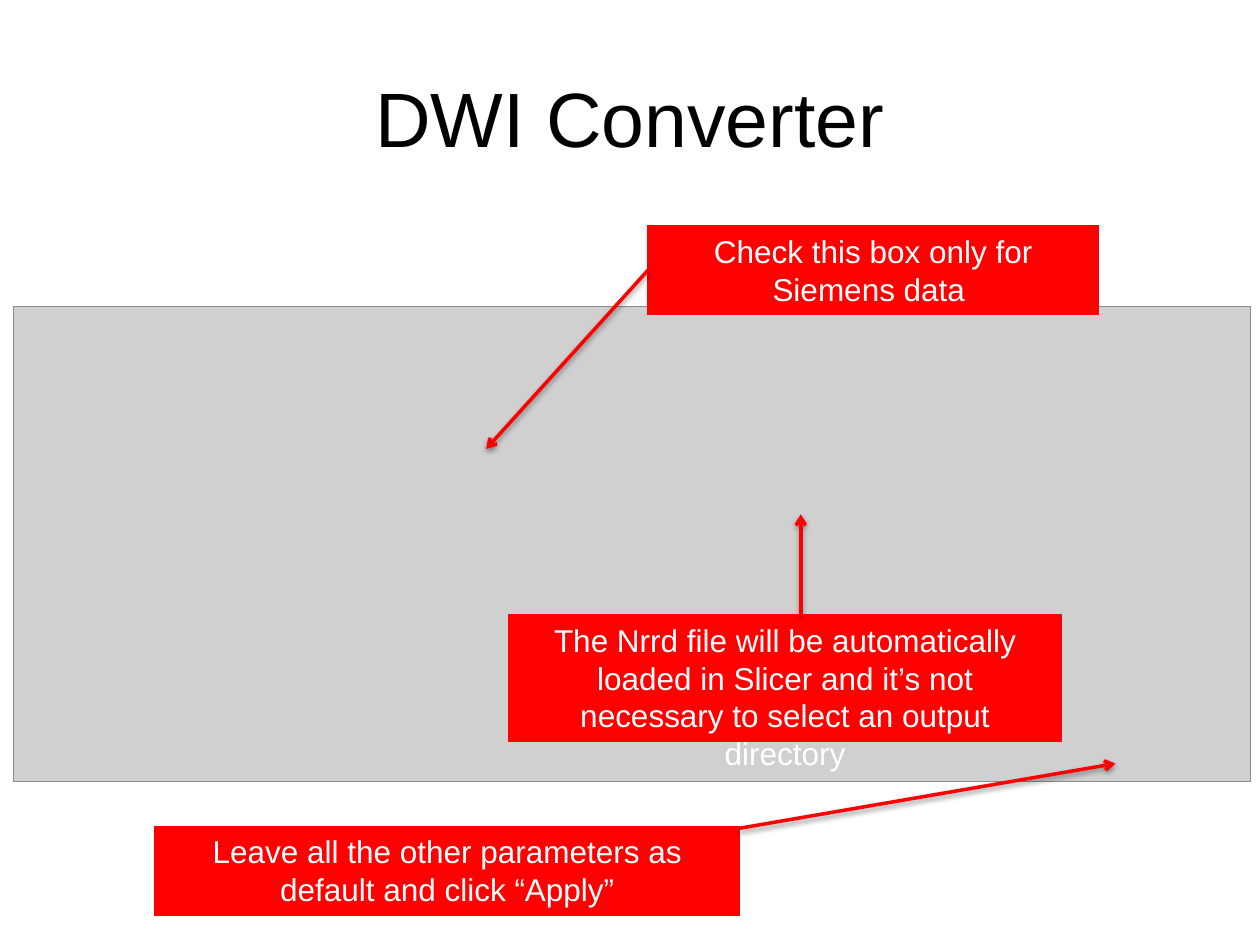
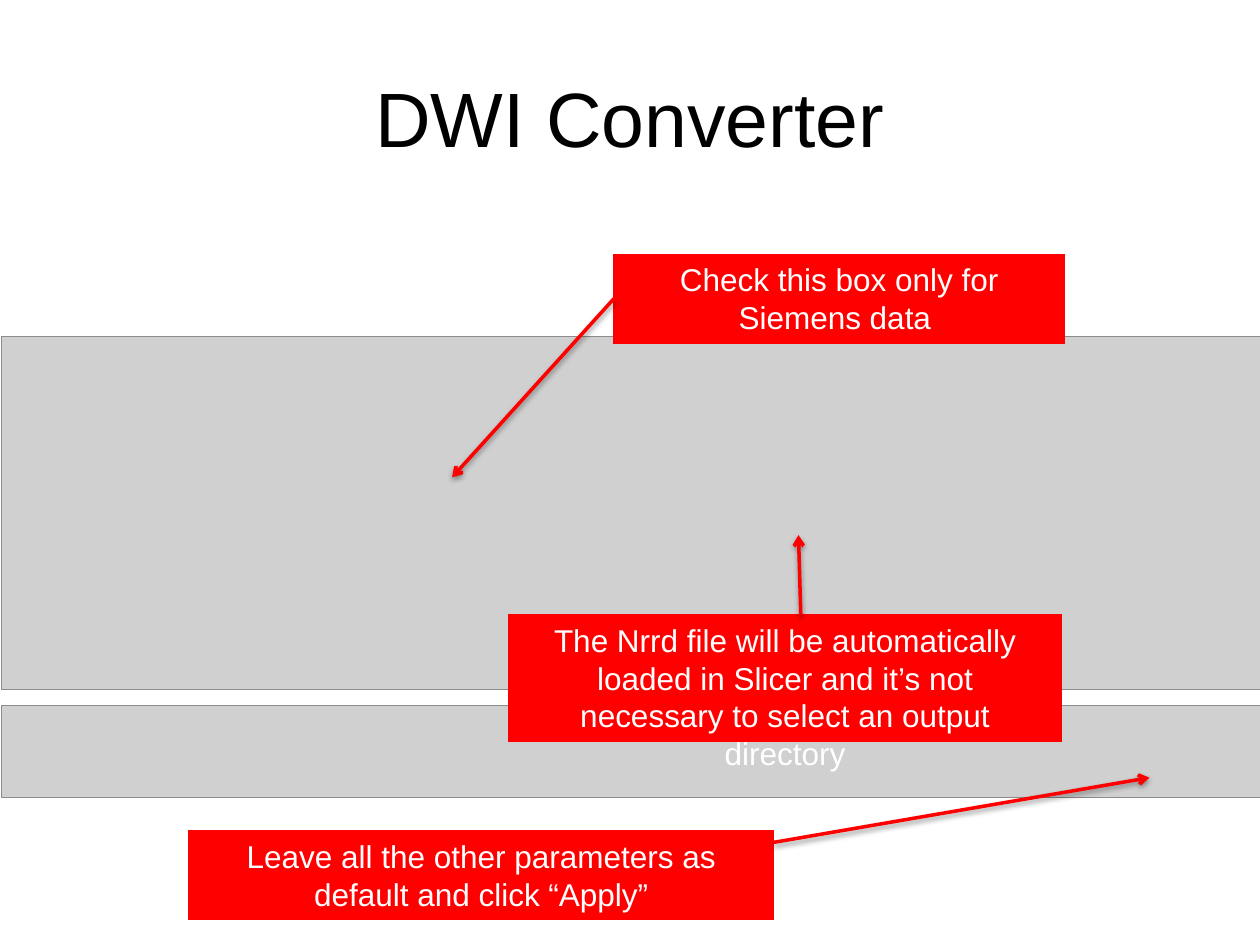
Before and after one commit to kellygwang/SlicerDMRI, a slide deck: slide 7 of docs/tutorials/DWIConverterTutorial.pptx. Drawn at 1260x945 pixels with LibreOffice and Linux fonts; fonts in the diff are those of the drawing; grey boxes stand for pictures. Boxes give left, top, right and bottom in pixels: in the first picture for what was removed or moved away, otherwise in the second. Text is boxed around its words. In the diff, an @@ line names an element or a change of style, - is before the commit and + after.

```diff
--- a/docs/tutorials/DWIConverterTutorial.pptx
+++ b/docs/tutorials/DWIConverterTutorial.pptx
@@ rectangle "Check this box only for ...": place and size @@
-rectangle "Check this box only for ..." at <box>648,226,1099,315</box>
+rectangle "Check this box only for ..." at <box>614,255,1065,344</box>
@@ arrow moved from (648, 271) - (486, 449) to (614, 299) - (452, 478) @@
@@ picture: place and size @@
-picture at <box>13,306,1250,781</box>
+picture at <box>1,336,1260,689</box>
@@ arrow moved from (801, 615) - (801, 514) to (801, 615) - (799, 536) @@
@@ picture added at <box>1,706,1260,798</box> @@
@@ arrow moved from (740, 828) - (1115, 764) to (774, 843) - (1149, 777) @@
@@ rectangle "Leave all the other parameters ...": place and size @@
-rectangle "Leave all the other parameters ..." at <box>155,827,740,916</box>
+rectangle "Leave all the other parameters ..." at <box>189,830,774,920</box>
```
Also in this commit, not shown: 7 other slides changed, 1 other file.
